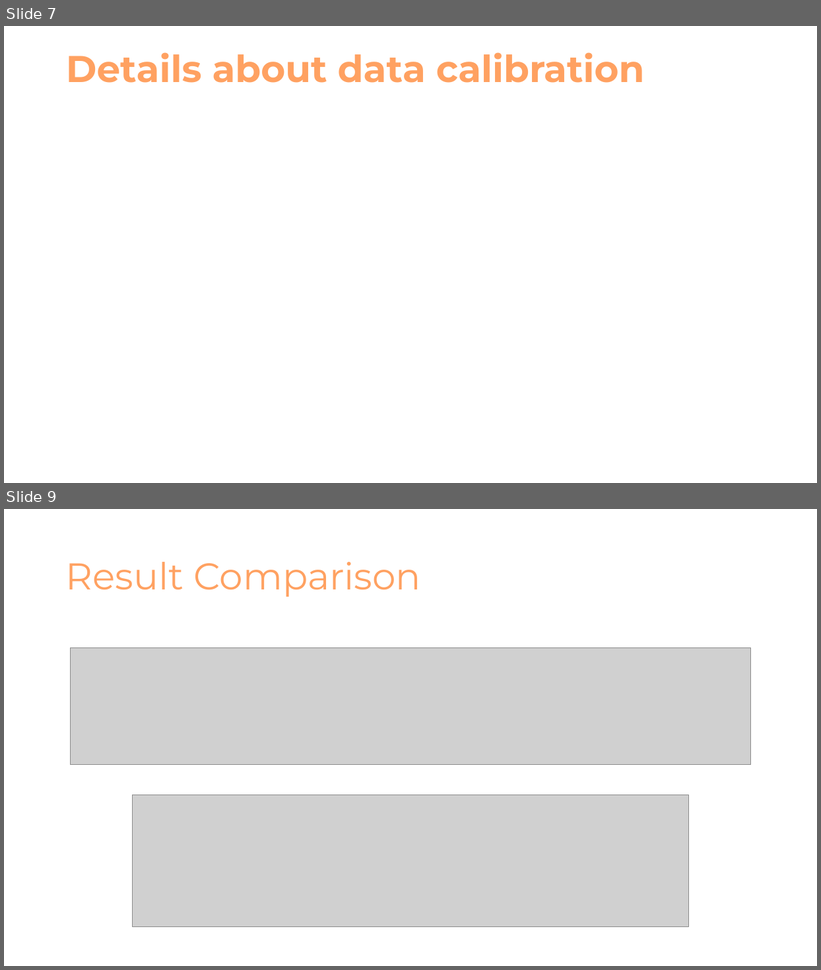
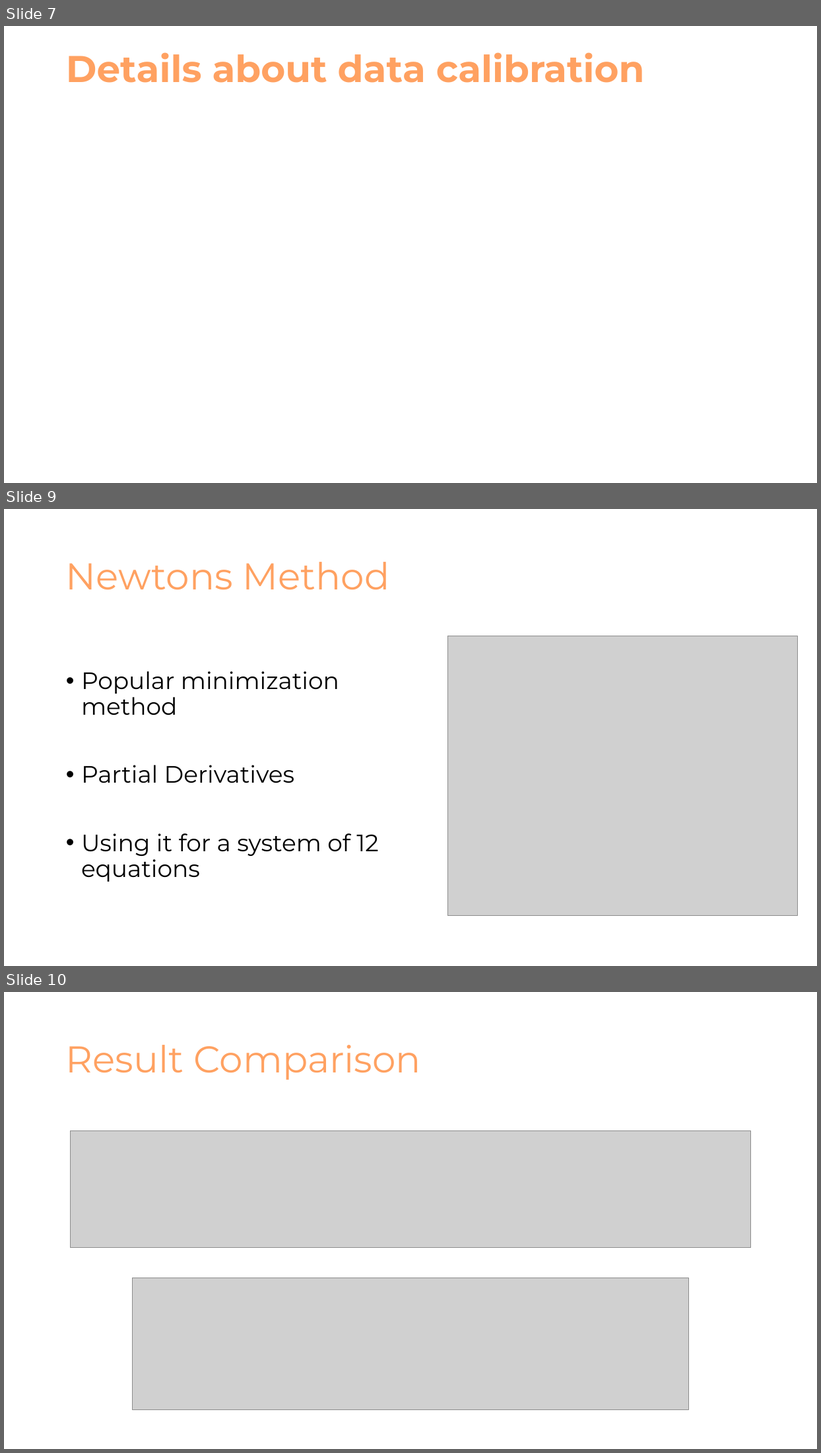
Before and after one commit to NikolaTotev/AMMRP-Course-Project, a slide deck: Presentation Materials/Калибриране на MEMS Акселерометри.pptx. Shown one above the other, each under a label of ours: slides 7 and 9 before the commit, slides 7, 9 and 10 after it; the slides between them are not shown. The pictures are 821x970 and 821x1453 pixels, drawn with LibreOffice and Linux fonts; fonts in the diff are those of the drawing; grey boxes stand for pictures. Boxes give left, top, right and bottom in pixels: in the first picture for what was removed or moved away, otherwise in the second. Text is boxed around its words. In the diff, an @@ line names an element or a change of style, - is before the commit and + after.

```diff
--- a/Presentation Materials/Калибриране на MEMS Акселерометри.pptx
+++ b/Presentation Materials/Калибриране на MEMS Акселерометри.pptx
@@ slide 9 added at [4,509,817,966], background #FFFFFF @@
@@ title added at [66,562,390,590], 44 pt, text #FFA161 @@
+Newtons Method
@@ picture added at [448,636,798,916] @@
@@ text added at [81,671,378,882], 28 pt, text #000000 @@
+• Popular minimization method
+• Partial Derivatives
+• Using it for a system of 12 equations
@@ what was slide 9 is now slide 10 @@
```
Also in this commit, not shown: 2 slides changed, 2 other slides added, 1 slide removed, 10 other files.
